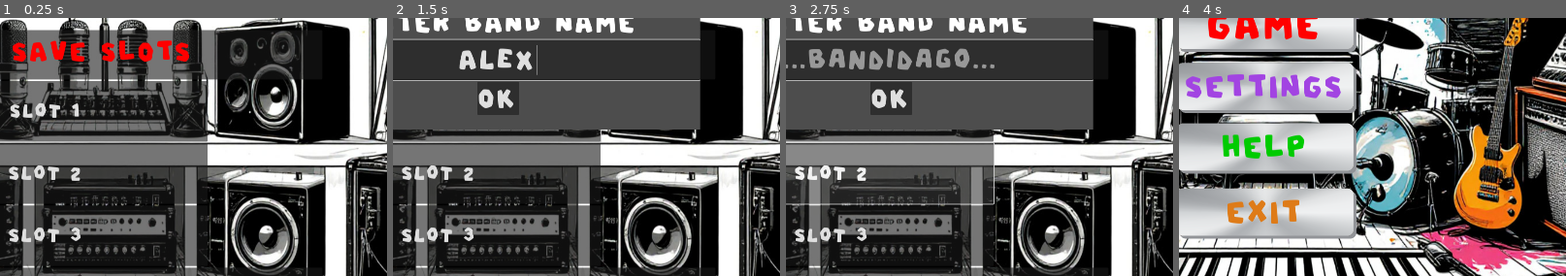
Above: before the commit, frames 1-4 (left to right).
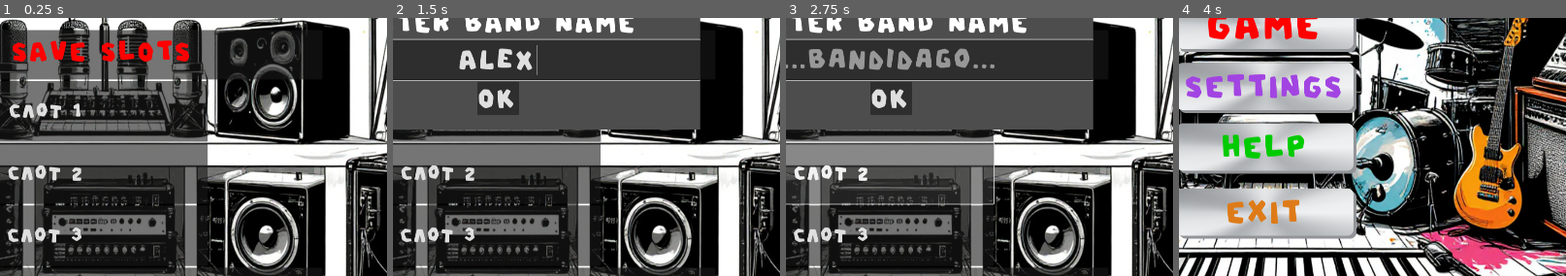
Above: after the commit, the same moments.

Repository: otumno/Bandgo
Game: Godot game, scene res://project/scenes/SlotSelection.tscn
Two runs of this game, one before a commit and one after it. Both use one fixed random seed, a clock stepped at 60 frames per second and the inputs below. This scene is started directly instead of the project's main scene. Sound files missing from this copy of the repository are replaced by a short silence.
Inputs (mouse positions are % of the whole screen's width and height, from its top left):
- Up to frame 1 (0.25 s): no input
- Up to frame 2 (1.5 s): click "Slot 1" (after the commit: "Слот 1") at 0.5 s; click (50, 48) at 1.27 s; type "Alex" at 1.35 s
- Up to frame 3 (2.75 s): click "Slot 2" (after the commit: "Слот 2") at 2 s
- Up to frame 4 (4 s): click "Slot 3" (after the commit: "Слот 3") at 2.75 s; click "BACK" at 3.5 s
The pictures show only the part of the screen within x 36-86%, y 40-90%; the shares and areas given below are measured in that part.

The runs differ from the first frame. In frame 1, 1.0% of the frame differs, in the area x 2-22%, y 33-88%; in frame 2, 0.6%; in frame 3, 0.6%; in frame 4, nothing differs.

Commit message:
Stable version with correct save system

Diff:
--- a/project.godot
+++ b/project.godot
@@ -19,6 +19,10 @@
 
 SaveSystem="*res://project/scripts/SaveSystem.gd"
 AudioManager="*res://project/scenes/AudioManagerScene.tscn"
+GlobalBalanceManager="*res://project/scenes/GlobalBalanceManagerScene.tscn"
+GameManager="*res://project/scripts/GameManager.gd"
+SceneManager="*res://project/scripts/SceneManager.gd"
+SceneTransitionManagerScript="*res://project/scripts/SceneTransitionManagerScript.gd"
 
 [display]
 
--- a/project/scenes/Game.tscn
+++ b/project/scenes/Game.tscn
@@ -1,16 +1,17 @@
-[gd_scene load_steps=7 format=3 uid="uid://crxvqga1dtvbn"]
+[gd_scene load_steps=9 format=3 uid="uid://crxvqga1dtvbn"]
 
 [ext_resource type="Script" uid="uid://chnxutp3hdm6t" path="res://project/scripts/SceneAudioHandler.gd" id="1_cqeua"]
 [ext_resource type="Texture2D" uid="uid://cbweq7e7c7pcd" path="res://project/assets/textures/6f018d8a158211f0a4402e814483879f_1.jpg" id="1_kgxh5"]
-[ext_resource type="AudioStream" uid="uid://b4jjpfmqfkqyo" path="res://project/assets/sounds/exciting-news-rock-162214.mp3" id="2_twjpx"]
 [ext_resource type="Theme" uid="uid://3pqwyww8rrpc" path="res://project/themes/new_theme.tres" id="4_cqeua"]
-[ext_resource type="Script" uid="uid://dthlr8d31egeg" path="res://project/scripts/SceneTransitionButton.gd" id="5_twjpx"]
+[ext_resource type="Script" uid="uid://ic6623dcahtt" path="res://project/scripts/GameBackButton.gd" id="4_m7itv"]
 [ext_resource type="AudioStream" uid="uid://b3frfc43b7rdu" path="res://project/assets/sounds/zapsplat_musical_guitar_acoustic_nylon_grab_neck_strings_002_56231.mp3" id="6_m7itv"]
+[ext_resource type="Script" uid="uid://c75nob438sph0" path="res://project/scripts/BPM_Manager.gd" id="7_f3117"]
+[ext_resource type="AudioStream" uid="uid://ewwcwvre4fig" path="res://project/assets/sounds/Tac.mp3" id="8_a6cnm"]
+[ext_resource type="AudioStream" uid="uid://hd3rxq44mh6f" path="res://project/assets/sounds/Tic.mp3" id="9_xewpq"]
 
 [node name="Game" type="Node2D"]
 script = ExtResource("1_cqeua")
 use_local_music = true
-local_music = ExtResource("2_twjpx")
 
 [node name="TextureRect" type="TextureRect" parent="."]
 offset_right = 1920.0
@@ -25,9 +26,15 @@
 theme = ExtResource("4_cqeua")
 action_mode = 0
 text = "BACK"
-script = ExtResource("5_twjpx")
-target_scene_path = "uid://drwceegmg3f64"
+script = ExtResource("4_m7itv")
+target_scene = "uid://drwceegmg3f64"
 transition_sound = ExtResource("6_m7itv")
-transition_duration = 0.3
+fade_duration = 0.3
 fade_color = Color(1, 1, 1, 1)
 metadata/_edit_use_anchors_ = true
+
+[node name="Node" type="Node" parent="."]
+script = ExtResource("7_f3117")
+bpm = 100
+metronome_pattern = Array[int]([1, 2, 2, 2])
+metronome_sounds = Array[AudioStream]([ExtResource("8_a6cnm"), ExtResource("9_xewpq")])
--- /dev/null
+++ b/project/scenes/GlobalBalanceManagerScene.tscn
@@ -0,0 +1,6 @@
+[gd_scene load_steps=2 format=3 uid="uid://cwhfqf3sdsppo"]
+
+[ext_resource type="Script" uid="uid://ef5rtr3y2k1i" path="res://project/scripts/GlobalBalanceManager.gd" id="1_bvonl"]
+
+[node name="GlobalBalanceManagerScene" type="Node2D"]
+script = ExtResource("1_bvonl")
--- a/project/scenes/SlotSelection.tscn
+++ b/project/scenes/SlotSelection.tscn
@@ -8,7 +8,6 @@
 [ext_resource type="Theme" uid="uid://3pqwyww8rrpc" path="res://project/themes/new_theme.tres" id="3_da7fl"]
 [ext_resource type="Script" uid="uid://dthlr8d31egeg" path="res://project/scripts/SceneTransitionButton.gd" id="4_5frhp"]
 [ext_resource type="Script" uid="uid://d02vsupk4imt1" path="res://project/scripts/SlotSelection.gd" id="4_vuudk"]
-[ext_resource type="AudioStream" uid="uid://c3wt5sah71g70" path="res://project/assets/sounds/dark_harmonics_distorted_guitar_sfx_15_dgsfx_15.mp3" id="5_1pc0d"]
 [ext_resource type="AudioStream" uid="uid://b3frfc43b7rdu" path="res://project/assets/sounds/zapsplat_musical_guitar_acoustic_nylon_grab_neck_strings_002_56231.mp3" id="5_att4u"]
 [ext_resource type="Script" uid="uid://dfp4jo1lbqtik" path="res://project/scripts/ConfirmationDialog.gd" id="7_776cj"]
 
@@ -31,9 +30,9 @@
 [node name="SlotManager" type="Control" parent="."]
 anchors_preset = 0
 script = ExtResource("2_c52xp")
-transition_sound = ExtResource("5_1pc0d")
+transition_sound = ExtResource("5_att4u")
 fade_duration = 1.0
-target_scene = "res://project/scenes/Game.tscn"
+fade_color = Color(1, 1, 1, 1)
 
 [node name="SlotUI" type="VBoxContainer" parent="SlotManager"]
 unique_name_in_owner = true
--- /dev/null
+++ b/project/scripts/BPM_Manager.gd
@@ -0,0 +1,29 @@
+extends Node
+signal beat_triggered(beat_number: int)
+
+@export var bpm: int = 120
+@export var metronome_pattern: Array[int] = [1, 2, 3, 0]
+@export var metronome_sounds: Array[AudioStream]
+
+var is_playing := false
+var current_beat := 0
+
+func _ready():
+	for _i in metronome_sounds.size():
+		var player = AudioStreamPlayer.new()
+		add_child(player)
+
+func start():
+	if is_playing: return
+	is_playing = true
+	_process_beat()
+
+func _process_beat():
+	while is_playing:
+		var sound_idx = metronome_pattern[current_beat % metronome_pattern.size()]
+		if sound_idx > 0:
+			get_child(sound_idx-1).play()
+
+		emit_signal("beat_triggered", current_beat)
+		current_beat += 1
+		await get_tree().create_timer(60.0 / bpm).timeout
--- a/project/scripts/Game.gd
+++ b/project/scripts/Game.gd
@@ -1,19 +1,25 @@
 extends Node2D
 
-@onready var player_name_label: Label = %PlayerNameLabel
-@onready var fame_label: Label = %FameLabel
+@onready var bpm_manager = $BPM_Manager
+@onready var score_label = $UI/ScoreLabel
+@onready var name_label = $UI/NameLabel
 
-func _ready() -> void:
-	update_player_info()
-	if SaveSystem.player_name.is_empty():
-		get_tree().change_scene_to_file("res://scenes/SlotSelection.tscn")
+func _ready():
+	var gm = get_node("/root/GameManager")
+	update_ui(gm)
 
-func update_player_info() -> void:
-	player_name_label.text = SaveSystem.player_name
-	fame_label.text = "%d Fame" % SaveSystem.fame
+	for instrument in $Instruments.get_children():
+		instrument.input_event.connect(_on_first_click)
 
-func on_click() -> void:
-	SaveSystem.fame += 1
-	update_player_info()
-	if SaveSystem.fame % 10 == 0:
-		SaveSystem.save_game(SaveSystem.current_slot)
+func _on_first_click():
+	bpm_manager.start()
+	for instrument in $Instruments.get_children():
+		instrument.input_event.disconnect(_on_first_click)
+
+func update_ui(gm: Node):
+	score_label.text = "Score: %d" % gm.score
+	name_label.text = "Player: %s" % gm.player_name
+
+func _on_back_button_pressed():
+	get_node("/root/SaveSystem").force_save()
+	get_node("/root/SceneManager").load_scene("res://scenes/MainMenu.tscn")
--- /dev/null
+++ b/project/scripts/GameBackButton.gd
@@ -0,0 +1,74 @@
+extends Button
+
+@export_category("Transition Settings")
+@export_file("*.tscn") var target_scene: String = "res://project/scenes/MainMenu.tscn"
+@export var transition_sound: AudioStream
+@export var fade_duration: float = 0.5
+@export var fade_color: Color = Color.BLACK
+
+var _is_transitioning := false
+
+func _ready():
+	connect("pressed", _on_pressed)
+
+func _on_pressed():
+	if _is_transitioning:
+		return
+
+	_is_transitioning = true
+	disabled = true  # Блокируем кнопку
+
+	# 1. Сохраняем игру (без ожидания)
+	_save_game()
+
+	# 2. Создаем элементы для перехода
+	var fade_rect = _create_fade_rect()
+	var audio_player = _create_audio_player()
+
+	# 3. Запускаем параллельные анимации
+	var tween = create_tween().set_parallel(true)
+
+	if audio_player:
+		tween.tween_property(audio_player, "volume_db", 0.0, 0.1)  # Плавное появление звука
+
+	tween.tween_property(fade_rect, "color:a", 1.0, fade_duration)
+	await tween.finished
+
+	# 4. Переход на сцену
+	var result = get_tree().change_scene_to_file(target_scene)
+	if result != OK:
+		push_error("Ошибка загрузки сцены: ", result)
+		get_tree().quit()
+
+	# 5. Очистка (на всякий случай)
+	if is_instance_valid(fade_rect):
+		fade_rect.queue_free()
+	if audio_player and is_instance_valid(audio_player):
+		audio_player.queue_free()
+
+	_is_transitioning = false
+
+func _create_fade_rect() -> ColorRect:
+	var fade_rect = ColorRect.new()
+	fade_rect.color = fade_color
+	fade_rect.color.a = 0.0  # Начинаем с прозрачного
+	fade_rect.size = get_tree().root.size
+	fade_rect.z_index = 1000
+	fade_rect.mouse_filter = Control.MOUSE_FILTER_IGNORE  # Игнорируем клики
+	get_tree().root.add_child(fade_rect)
+	return fade_rect
+
+func _create_audio_player() -> AudioStreamPlayer:
+	if not transition_sound:
+		return null
+
+	var player = AudioStreamPlayer.new()
+	player.stream = transition_sound
+	player.volume_db = -80.0  # Начинаем с тихого звука
+	add_child(player)
+	player.play()
+	return player
+
+func _save_game() -> bool:
+	var gm = get_node("/root/GameManager")
+	return get_node("/root/SaveSystem").save_game(gm.current_slot)
--- /dev/null
+++ b/project/scripts/GameManager.gd
@@ -0,0 +1,9 @@
+extends Node
+
+var player_name: String = "Player"
+var score: int = 0
+var current_slot: int = 1
+
+func reset():
+	player_name = "Player"
+	score = 0
--- /dev/null
+++ b/project/scripts/GlobalBalanceManager.gd
@@ -0,0 +1,9 @@
+extends Node
+
+@export_category("Game Balance")
+@export var points_per_click: int = 1
+@export var in_rhythm_multiplier: int = 10
+@export var rhythm_window_before_ms: int = 100
+@export var rhythm_window_after_ms: int = 50
+@export var upgrade_costs: Dictionary = {"speed": 100, "power": 200}
+@export var instrument_costs: Dictionary = {"guitar": 500, "drums": 800}
--- /dev/null
+++ b/project/scripts/Instrument.gd
@@ -0,0 +1,45 @@
+extends Area2D
+
+@export var correct_sound_pattern: Array[AudioStream]
+@export var fail_sound: AudioStream
+@export var first_click_sound: AudioStream
+
+var pattern_index := 0
+var last_hit_time := 0.0
+
+func _on_input_event(_viewport, event, _shape_idx):
+	if event is InputEventMouseButton and event.pressed:
+		var current_time = Time.get_ticks_msec()
+		if last_hit_time == 0.0:
+			_handle_first_click()
+		else:
+			_handle_regular_click(current_time)
+		last_hit_time = current_time
+
+func _handle_first_click():
+	$AudioStreamPlayer.stream = first_click_sound
+	$AudioStreamPlayer.play()
+	_add_points(GlobalBalanceManager.points_per_click)
+
+func _handle_regular_click(current_time: float):
+	var balance = get_node("/root/GlobalBalanceManager")
+	var window = balance.rhythm_window_before_ms + balance.rhythm_window_after_ms
+	var beat_time = (60.0 / get_node("/root/Game/BPM_Manager").bpm) * 1000
+
+	if fmod(current_time - last_hit_time, beat_time) <= window:
+		_play_correct_sound()
+		_add_points(balance.points_per_click * balance.in_rhythm_multiplier)
+	else:
+		$AudioStreamPlayer.stream = fail_sound
+		$AudioStreamPlayer.play()
+		_add_points(balance.points_per_click)
+
+func _play_correct_sound():
+	if correct_sound_pattern.is_empty(): return
+	$AudioStreamPlayer.stream = correct_sound_pattern[pattern_index % correct_sound_pattern.size()]
+	$AudioStreamPlayer.play()
+	pattern_index += 1
+
+func _add_points(points: int):
+	get_node("/root/GameManager").add_score(points)
+	get_node("/root/Game").update_ui(get_node("/root/GameManager"))
--- a/project/scripts/SaveSystem.gd
+++ b/project/scripts/SaveSystem.gd
@@ -1,57 +1,54 @@
 extends Node
 
-const SAVE_PATH := "user://save_data_%d.dat"  # Используем := для типизированных констант
-
-var current_slot : int = 0
-var player_name : String = ""
-var fame : int = 0
+const SAVE_PATH = "user://saves/"
 
 func save_game(slot: int) -> bool:
-	var save_data := {
-		"player_name": player_name,
-		"fame": fame,
-		"timestamp": Time.get_unix_time_from_system()  # Заменяем OS на Time
-	}
+	if not DirAccess.dir_exists_absolute(SAVE_PATH):
+		DirAccess.make_dir_recursive_absolute(SAVE_PATH)
 
-	var file := FileAccess.open(SAVE_PATH % slot, FileAccess.WRITE)
-	if file:
-		file.store_var(save_data)
-		return true
-	else:
-		push_error("Error saving game: ", FileAccess.get_open_error())
+	var file = FileAccess.open(_get_save_path(slot), FileAccess.WRITE)
+	if not file:
+		push_error("Ошибка создания файла сохранения!")
 		return false
 
+	var gm = get_node("/root/GameManager")
+	file.store_var({
+		"player_name": gm.player_name,
+		"score": gm.score,
+		"timestamp": Time.get_unix_time_from_system()
+	})
+	return true
+
 func load_game(slot: int) -> bool:
-	if not FileAccess.file_exists(SAVE_PATH % slot):
+	var path = _get_save_path(slot)
+	if not FileAccess.file_exists(path):
 		return false
 
-	var file := FileAccess.open(SAVE_PATH % slot, FileAccess.READ)
-	if file:
-		var save_data = file.get_var()
-		player_name = save_data["player_name"]
-		fame = save_data["fame"]
-		current_slot = slot
-		return true
-	else:
-		push_error("Error loading game: ", FileAccess.get_open_error())
-		return false
+	var file = FileAccess.open(path, FileAccess.READ)
+	var save_data = file.get_var()
+
+	var gm = get_node("/root/GameManager")
+	gm.player_name = save_data.get("player_name", "Player")
+	gm.score = save_data.get("score", 0)
+	gm.current_slot = slot
+	return true
+
+func get_save_info(slot: int) -> Dictionary:
+	var path = _get_save_path(slot)
+	if not FileAccess.file_exists(path):
+		return {}
+
+	var file = FileAccess.open(path, FileAccess.READ)
+	var data = file.get_var()
+	return data if typeof(data) == TYPE_DICTIONARY else {}
 
 func delete_save(slot: int) -> bool:
-	if FileAccess.file_exists(SAVE_PATH % slot):
-		DirAccess.remove_absolute(SAVE_PATH % slot)  # Заменяем Directory на DirAccess
-		return true
+	var path = _get_save_path(slot)
+	if FileAccess.file_exists(path):
+		var dir = DirAccess.open("user://")
+		if dir:
+			return dir.remove(path) == OK
 	return false
 
-func get_save_info(slot: int) -> Dictionary:
-	if not FileAccess.file_exists(SAVE_PATH % slot):
-		return {}
-
-	var file := FileAccess.open(SAVE_PATH % slot, FileAccess.READ)
-	if file:
-		var save_data = file.get_var()
-		return {
-			"player_name": save_data["player_name"],
-			"fame": save_data["fame"],
-			"timestamp": save_data.get("timestamp", 0)
-		}
-	return {}
+func _get_save_path(slot: int) -> String:
+	return SAVE_PATH + "save_%d.dat" % slot
--- /dev/null
+++ b/project/scripts/SceneManager.gd
@@ -0,0 +1,4 @@
+extends Node
+
+func load_scene(scene_path: String):
+	get_tree().change_scene_to_file(scene_path)
--- a/project/scripts/SceneTransitionButton.gd
+++ b/project/scripts/SceneTransitionButton.gd
@@ -32,24 +32,29 @@
 	is_transitioning = true
 	disabled = true
 
-	# Воспроизведение звука
-	if transition_sound:
-		audio_player.play()
+	# Получаем корневой Viewport
+	var viewport = get_tree().root
 
-	# Создаем затемнение
+	# Создаем эффект затемнения
 	var fade_rect := ColorRect.new()
 	fade_rect.color = fade_color
 	fade_rect.color.a = 0.0
-	fade_rect.size = get_viewport_rect().size
-	fade_rect.z_index = 1000  # Поверх всех элементов
-	get_tree().root.add_child(fade_rect)
+	fade_rect.size = viewport.size
+	fade_rect.z_index = 1000
+	viewport.add_child(fade_rect)
 
-	# Анимация
-	var tween := create_tween()
+	# Создаем твин с параллельными анимациями
+	var tween := create_tween().set_parallel(true)  # Ключевое изменение!
+
+	# Запускаем звук и анимацию одновременно
+	if transition_sound:
+		audio_player.play()
+		# Не ждем окончания звука, он играет параллельно
+
 	tween.tween_property(fade_rect, "color:a", 1.0, transition_duration)
-	await tween.finished
+	await tween.finished  # Ждем только завершения анимации
 
-	# Выполняем действие
+	# Выполняем действие после завершения анимации
 	match transition_mode:
 		TransitionType.SCENE:
 			if target_scene_path and ResourceLoader.exists(target_scene_path):
--- /dev/null
+++ b/project/scripts/SceneTransitionManagerScript.gd
@@ -0,0 +1,34 @@
+extends Node
+class_name SceneTransitionManager
+
+@export var default_fade_duration: float = 1.0
+@export var default_fade_color: Color = Color.BLACK
+
+func transition_to_scene(scene_path: String, fade_duration: float = -1.0, fade_color: Color = Color(-1,-1,-1)):
+	if fade_duration < 0:
+		fade_duration = default_fade_duration
+	if fade_color == Color(-1,-1,-1):
+		fade_color = default_fade_color
+
+	# Получаем Viewport
+	var viewport = get_tree().root
+
+	# Создаем эффект затемнения
+	var fade_rect := ColorRect.new()
+	fade_rect.color = fade_color
+	fade_rect.color.a = 0.0
+	fade_rect.size = viewport.size  # Используем размер Viewport
+	fade_rect.z_index = 1000
+	viewport.add_child(fade_rect)
+
+	# Анимация
+	var tween = create_tween()
+	tween.tween_property(fade_rect, "color:a", 1.0, fade_duration)
+	await tween.finished
+
+	# Переход на сцену
+	if get_tree().change_scene_to_file(scene_path) != OK:
+		push_error("Failed to load scene: ", scene_path)
+
+	# Очистка
+	fade_rect.queue_free()
--- a/project/scripts/SlotManager.gd
+++ b/project/scripts/SlotManager.gd
@@ -1,9 +1,10 @@
 extends Control
 
-signal game_loaded(slot_number: int)
-signal save_deleted(slot_number: int)
+@export_category("Transition Settings")
+@export var transition_sound: AudioStream
+@export var fade_duration: float = 0.5
+@export var fade_color: Color = Color.BLACK
 
-# Элементы UI
 @onready var slot_buttons: Array[Button] = [
 	$SlotUI/HBoxContainer/Slot1Button,
 	$SlotUI/HBoxContainer2/Slot2Button,
@@ -21,112 +22,124 @@
 @onready var name_input: LineEdit = $NameDialog/VBoxContainer/NameEdit
 @onready var name_ok_button: Button = $NameDialog/VBoxContainer/HBoxContainer/OKButton
 
-# Настройки перехода
-@export var transition_sound: AudioStream
-@export var fade_duration: float = 0.5
-@export var target_scene: String = "res://Game.tscn"
+var current_slot := 0
+var _is_transitioning := false
 
-var current_slot := 0
-
-func _ready() -> void:
+func _ready():
 	_setup_dialogs()
 	_connect_signals()
 	update_slots_display()
 
-func _setup_dialogs() -> void:
-	# Настройка ConfirmDialog (встроенный ConfirmationDialog)
-	confirm_dialog.dialog_autowrap = true
-	confirm_dialog.get_label().horizontal_alignment = HORIZONTAL_ALIGNMENT_CENTER
-	confirm_dialog.get_ok_button().text = "Да"
-	confirm_dialog.get_cancel_button().text = "Отмена"
-
-	# Настройка NameDialog
+func _setup_dialogs():
+	confirm_dialog.dialog_text = "Удалить сохранение?"
 	name_dialog.title = "Введите имя игрока"
 
-func _connect_signals() -> void:
+func _connect_signals():
 	for i in 3:
 		slot_buttons[i].pressed.connect(_on_slot_pressed.bind(i + 1))
 		delete_buttons[i].pressed.connect(_on_delete_pressed.bind(i + 1))
 
+	name_input.text_submitted.connect(_on_name_confirmed)
 	name_ok_button.pressed.connect(_on_name_confirmed)
-	name_input.text_submitted.connect(_on_name_submitted)
+	confirm_dialog.confirmed.connect(_on_confirm_delete)
 
-	# Подключаем сигналы ConfirmationDialog
-	confirm_dialog.confirmed.connect(_on_confirm_dialog_confirmed)
-
-func update_slots_display() -> void:
+func update_slots_display():
 	for i in 3:
-		var slot_num := i + 1
-		var save_info := SaveSystem.get_save_info(slot_num)
-
+		var save_info = SaveSystem.get_save_info(i + 1)
 		if save_info.is_empty():
-			slot_buttons[i].text = "Slot %d" % slot_num
+			slot_buttons[i].text = "Слот %d" % (i + 1)
 			delete_buttons[i].visible = false
 		else:
-			slot_buttons[i].text = "%s\n%d Fame" % [save_info["player_name"], save_info["fame"]]
+			slot_buttons[i].text = "%s\nОчки: %d" % [
+				save_info.get("player_name", ""),
+				save_info.get("score", 0)
+			]
 			delete_buttons[i].visible = true
 
-func _on_slot_pressed(slot_number: int) -> void:
-	var save_info := SaveSystem.get_save_info(slot_number)
+func _on_slot_pressed(slot_number: int):
+	if _is_transitioning: return
+	current_slot = slot_number
+
+	var save_info = SaveSystem.get_save_info(slot_number)
 	if save_info.is_empty():
-		current_slot = slot_number
-		name_input.text = ""
+		name_input.clear()
 		name_dialog.popup_centered()
 		name_input.grab_focus()
 	else:
-		if SaveSystem.load_game(slot_number):
-			_transition_to_game(slot_number)
+		_start_game_transition()
 
-func _on_delete_pressed(slot_number: int) -> void:
-	confirm_dialog.dialog_text = "Удалить сохранение в слоте %d?" % slot_number
+func _on_delete_pressed(slot_number: int):
+	current_slot = slot_number
 	confirm_dialog.popup_centered()
-	var confirmed: bool = await confirm_dialog.confirmed
-	if confirmed and SaveSystem.delete_save(slot_number):
-		save_deleted.emit(slot_number)
+
+func _on_confirm_delete():
+	if SaveSystem.delete_save(current_slot):
 		update_slots_display()
 
-func _on_confirm_dialog_confirmed() -> void:
-	# Обработка подтверждения в диалоге
-	pass
+func _on_name_confirmed(_text = ""):
+	var name = name_input.text.strip_edges()
+	if name.is_empty(): return
 
-func _on_name_confirmed() -> void:
-	_process_name_input()
+	var gm = get_node("/root/GameManager")
+	gm.player_name = name
+	gm.score = 0
+	gm.current_slot = current_slot
 
-func _on_name_submitted(_text: String) -> void:
-	_process_name_input()
+	if SaveSystem.save_game(current_slot):
+		name_dialog.hide()
+		_start_game_transition()
 
-func _process_name_input() -> void:
-	var player_name := name_input.text.strip_edges()
-	if not player_name.is_empty():
-		SaveSystem.player_name = player_name
-		SaveSystem.fame = 0
-		if SaveSystem.save_game(current_slot):
-			name_dialog.hide()
-			_transition_to_game(current_slot)
+func _start_game_transition():
+	if _is_transitioning: return
+	_is_transitioning = true
 
-func _transition_to_game(slot_number: int) -> void:
-	# Воспроизведение звука перехода
-	if transition_sound:
-		var audio_player = AudioStreamPlayer.new()
-		add_child(audio_player)
-		audio_player.stream = transition_sound
-		audio_player.play()
-		await audio_player.finished
-		audio_player.queue_free()
+	# 1. Загружаем игру
+	if not SaveSystem.load_game(current_slot):
+		push_error("Ошибка загрузки сохранения!")
+		_is_transitioning = false
+		return
 
-	# Анимация затемнения
-	var fade_rect = ColorRect.new()
-	fade_rect.color = Color.BLACK
-	fade_rect.size = get_viewport_rect().size
-	fade_rect.modulate.a = 0.0
-	add_child(fade_rect)
+	# 2. Создаем эффекты перехода
+	var fade_rect = _create_fade_rect()
+	var audio_player = _create_audio_player()
 
-	var tween = create_tween()
-	tween.tween_property(fade_rect, "modulate:a", 1.0, fade_duration)
+	# 3. Параллельные анимации
+	var tween = create_tween().set_parallel(true)
+
+	if audio_player:
+		tween.tween_property(audio_player, "volume_db", 0.0, 0.1)
+
+	tween.tween_property(fade_rect, "color:a", 1.0, fade_duration)
 	await tween.finished
 
-	# Переход на сцену
-	get_tree().change_scene_to_file(target_scene)
+	# 4. Переход на сцену
+	var target_scene = "res://project/scenes/Game.tscn"
+	if has_node("/root/SceneTransitionManager"):
+		get_node("/root/SceneTransitionManager").transition_to_scene(target_scene)
+	else:
+		if get_tree().change_scene_to_file(target_scene) != OK:
+			push_error("Ошибка загрузки сцены!")
 
-	# Оповещение о загрузке игры
-	game_loaded.emit(slot_number)
+	# 5. Очистка
+	if is_instance_valid(fade_rect):
+		fade_rect.queue_free()
+
+func _create_fade_rect() -> ColorRect:
+	var fade_rect = ColorRect.new()
+	fade_rect.color = fade_color
+	fade_rect.color.a = 0.0
+	fade_rect.size = get_tree().root.size
+	fade_rect.z_index = 1000
+	fade_rect.mouse_filter = Control.MOUSE_FILTER_IGNORE
+	get_tree().root.add_child(fade_rect)
+	return fade_rect
+
+func _create_audio_player() -> AudioStreamPlayer:
+	if not transition_sound: return null
+
+	var player = AudioStreamPlayer.new()
+	player.stream = transition_sound
+	player.volume_db = -80.0
+	add_child(player)
+	player.play()
+	return player
Not shown, added: project/assets/sounds/Tac.mp3.import
Not shown, added: project/assets/sounds/Tic.mp3.import
Not shown: 1 places in project/scenes/SlotSelection.tscn that only renumber resources
Not shown, added: project/scripts/BPM_Manager.gd.uid
Not shown, added: project/scripts/GameBackButton.gd.uid
Not shown, added: project/scripts/GameManager.gd.uid
Not shown, added: project/scripts/GlobalBalanceManager.gd.uid
Not shown, added: project/scripts/Instrument.gd.uid
Not shown, added: project/scripts/SceneManager.gd.uid
Not shown, added: project/scripts/SceneTransitionManagerScript.gd.uid
Not shown, added: project/assets/sounds/Tac.mp3
Not shown, added: project/assets/sounds/Tic.mp3
